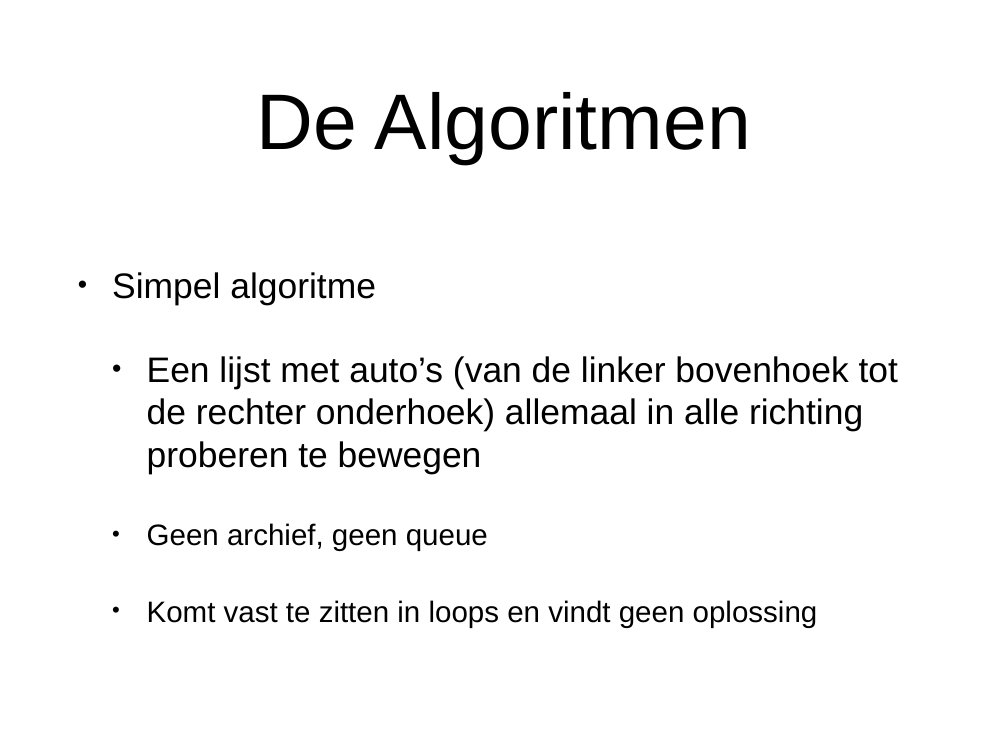
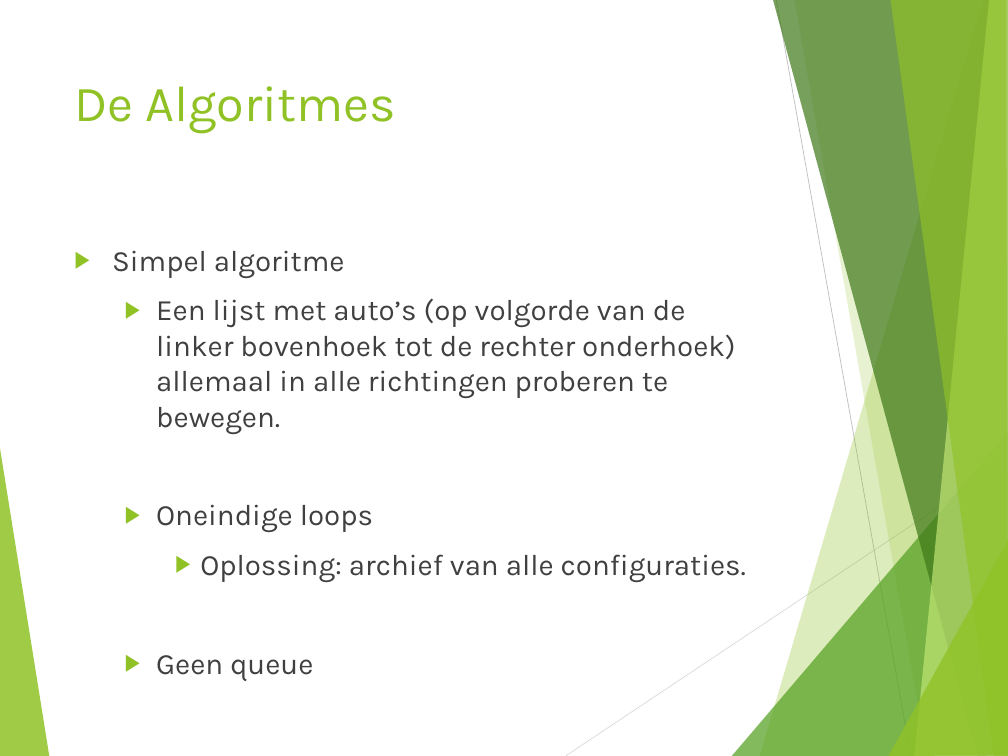
Before and after one commit to NicoleFS/Heuristieken_Rush_Hour, a slide deck: slide 5 of Presentatie Rush Hour pp.pptx (slide 3 before the commit). Drawn at 1008x756 pixels with LibreOffice and Linux fonts; fonts in the diff are those of the drawing. Boxes give left, top, right and bottom in pixels: in the first picture for what was removed or moved away, otherwise in the second. Text is boxed around its words. In the diff, an @@ line names an element or a change of style, - is before the commit and + after.

```diff
--- a/Presentatie Rush Hour pp.pptx
+++ b/Presentatie Rush Hour pp.pptx
@@ title "De Algoritmes" at [74,86,396,133]: vertical alignment middle to top @@
@@ title at [74,86,396,133]: text changed; size 80 to 51.2 pt; font Arial to Karla; text colour #000000 to #90C226 @@
-De Algoritmen
+De Algoritmes
@@ text "Simpel algoritme": place and size @@
-text "Simpel algoritme" at [112,272,898,627]
+text "Simpel algoritme" at [112,251,746,681]
@@ text "Simpel algoritme" at [112,251,746,681]: vertical alignment middle to top @@
@@ text at [112,251,345,278]: size 36 to 30 pt, font Arial to Karla, text colour #000000 to #404040 in "Simpel algoritme"; bullet • to ▶; less space between paragraphs @@
@@ text at [156,298,746,681]: text changed; size 36 to 30 pt; font Arial to Karla; text colour #000000 to #404040 @@
-  • Een lijst met auto’s (van de linker bovenhoek tot de rechter onderhoek) allemaal in alle richting proberen te bewegen
-  • Geen archief, geen queue
-  • Komt vast te zitten in loops en vindt geen oplossing
+  ▶ Een lijst met auto’s (op volgorde van de linker bovenhoek tot de rechter onderhoek) allemaal in alle richtingen proberen te bewegen.
+  ▶ Oneindige loops
+    ▶ Oplossing: archief van alle configuraties.
+  ▶ Geen queue
@@ group added at [0,0,1008,756]: 8 freeform shapes, 2 lines @@
```
Also in this commit, not shown: 7 other slides changed, 8 slides added, 2 slides removed, 1 other file.
